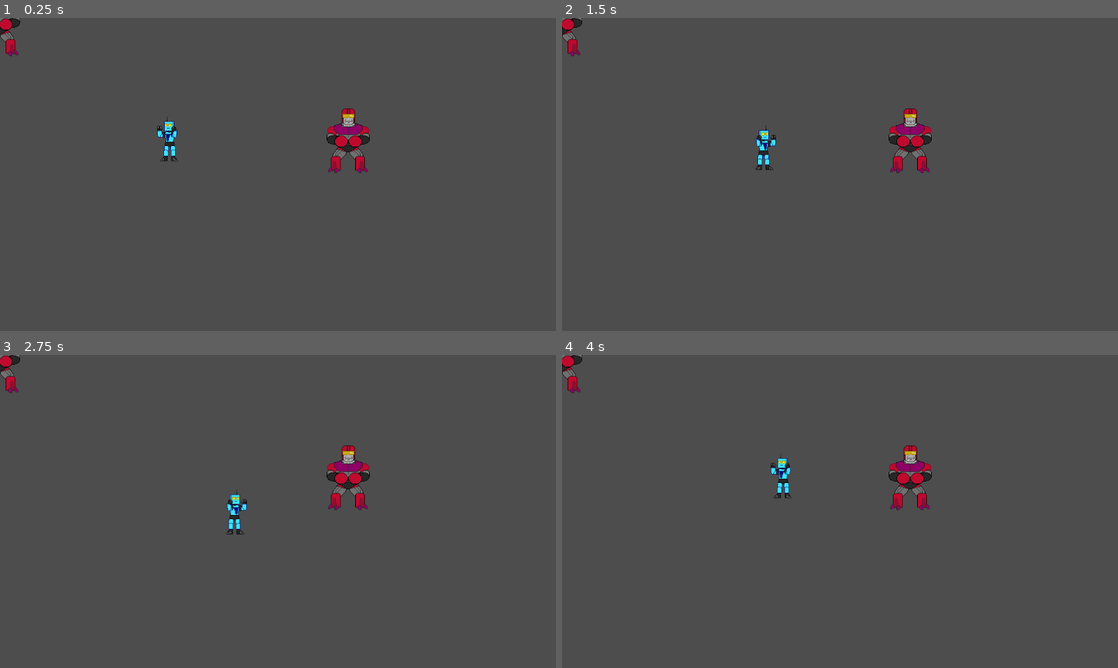
Above: before the commit, frames 1-4 (two rows, left to right).
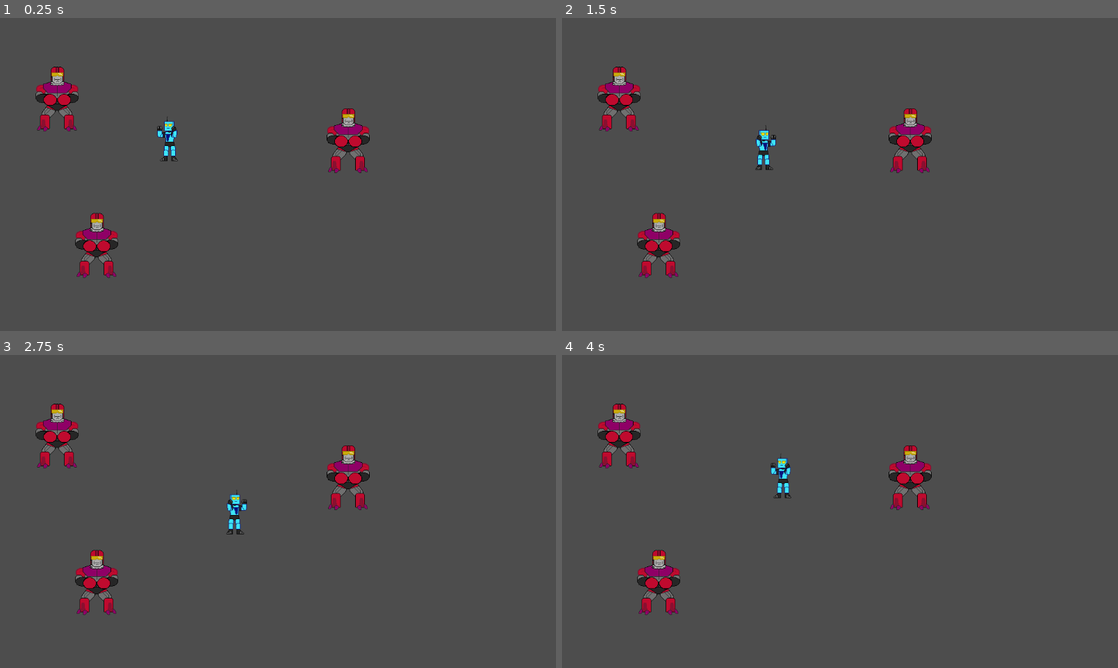
Above: after the commit, the same moments.

Repository: garethdavisrogers/RQ2025
Game: Godot game, scene res://level.tscn
The game is run twice, just before and just after one commit, with the same random seed, the same clock (stepped at 60 frames per second) and the same inputs. The project has no main scene, so this scene is started directly.
Inputs:
- Up to frame 1 (0.25 s): no input
- Up to frame 2 (1.5 s): tap Enter at 0.5 s; hold Right (ui_right) 0.53-1.28 s; hold Down (ui_down) from 1.28 s (still down)
- Up to frame 3 (2.75 s): release Down (ui_down) at 2.03 s; hold Right (ui_right) from 2.03 s (still down)
- Up to frame 4 (4 s): release Right (ui_right) at 2.78 s; hold Up (ui_up) 2.78-3.53 s; hold Left (ui_left) from 3.53 s (still down)

The runs differ from the first frame. In frame 1, 2.1% of the frame differs, in the area x 0-22%, y 0-84%; in frame 2, 2.1%; in frame 3, 2.1%; in frame 4, 2.1%.

Commit message:
creating state heirarchy

Diff:
--- a/rq2025/Entities/entity.gd
+++ b/rq2025/Entities/entity.gd
@@ -13,7 +13,8 @@
 # References to LevelManager and state
 var level_manager
 var targeted_player = null
-var current_state = states.IDLE
+var state
+var is_dead = true
 
 # Entity onready vars
 @onready var id = self.get_instance_id()
@@ -23,13 +24,21 @@
 
 enum states {
 	IDLE,
-	MOVING,
-	ATTACKING
+	SEEK,
+	ATTACK,
+	STAGGER,
+	DEAD
 }
+
+func state_machine(s):
+	if state != s:
+		state = s
 
 func _ready():
 	# Access LevelManager using an autoload reference or correct node path
 	level_manager = get_node_or_null("/root/Level")  # Adjust this path if LevelManager is not autoload
+	is_dead = false
+	state_machine(states.IDLE)
 
 # Movement logic
 func movement_loop():
--- a/rq2025/Entities/krax_enforcer.gd
+++ b/rq2025/Entities/krax_enforcer.gd
@@ -2,6 +2,7 @@
 
 var targeted_player_id = null
 var role = null
+var is_in_melee_range = false
 var roles
 
 func _ready():
@@ -10,10 +11,17 @@
 	roles = level_manager.enemy_roles
 
 func _physics_process(_delta):
-	movement_loop()
-	spritedir_loop()
-	if targeted_player_id == null:
-		target_player()
+	if state == states.DEAD:
+		queue_free()
+	else:
+		if targeted_player_id == null:
+			state_machine(states.IDLE)
+			target_player()
+		elif not is_in_melee_range:
+			state_machine(states.SEEK)
+		if state == states.SEEK:
+			movement_loop()
+			spritedir_loop()
 
 func target_player():
 	var player_tracker = level_manager.player_tracker
@@ -42,4 +50,6 @@
 		role = roles.AGGRESSOR
 	elif existing_roles.size() == 1:
 		role = roles.FLANKER
+	elif existing_roles.size() == 2:
+		role = roles.MINION
 	level_manager.update_assigned_enemies(targeted_player_id, self.get_instance_id(), role)
--- a/rq2025/level.tscn
+++ b/rq2025/level.tscn
@@ -15,3 +15,7 @@
 position = Vector2(724, 242)
 
 [node name="KraxEnforcer2" parent="." instance=ExtResource("3_v487r")]
+position = Vector2(121, 156)
+
+[node name="KraxEnforcer3" parent="." instance=ExtResource("3_v487r")]
+position = Vector2(203, 459)
